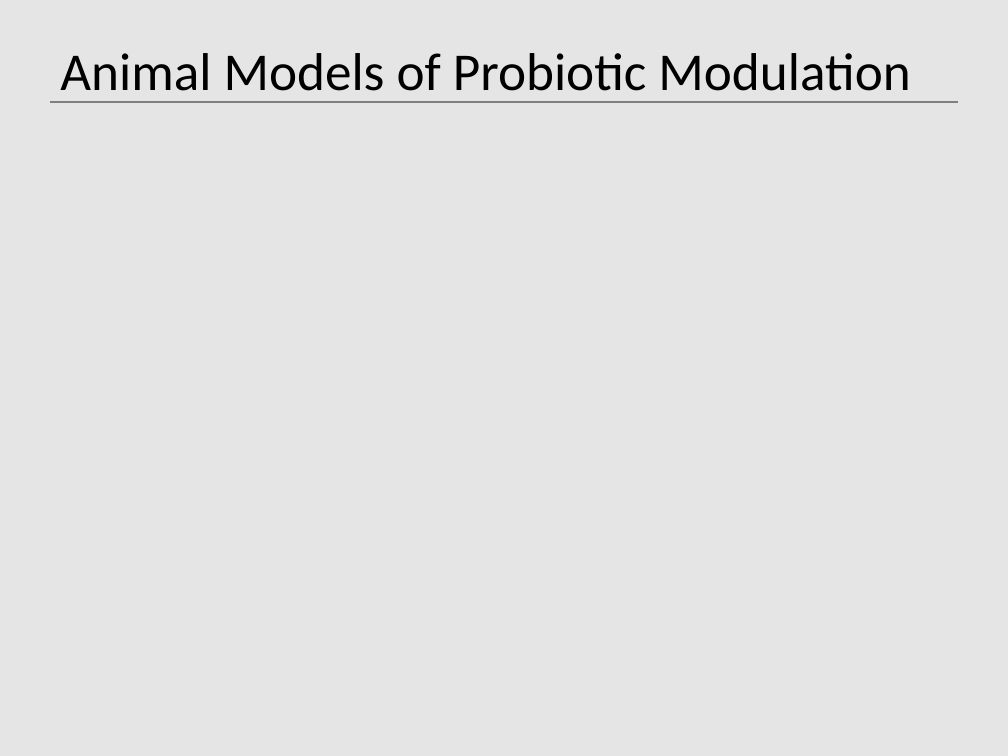
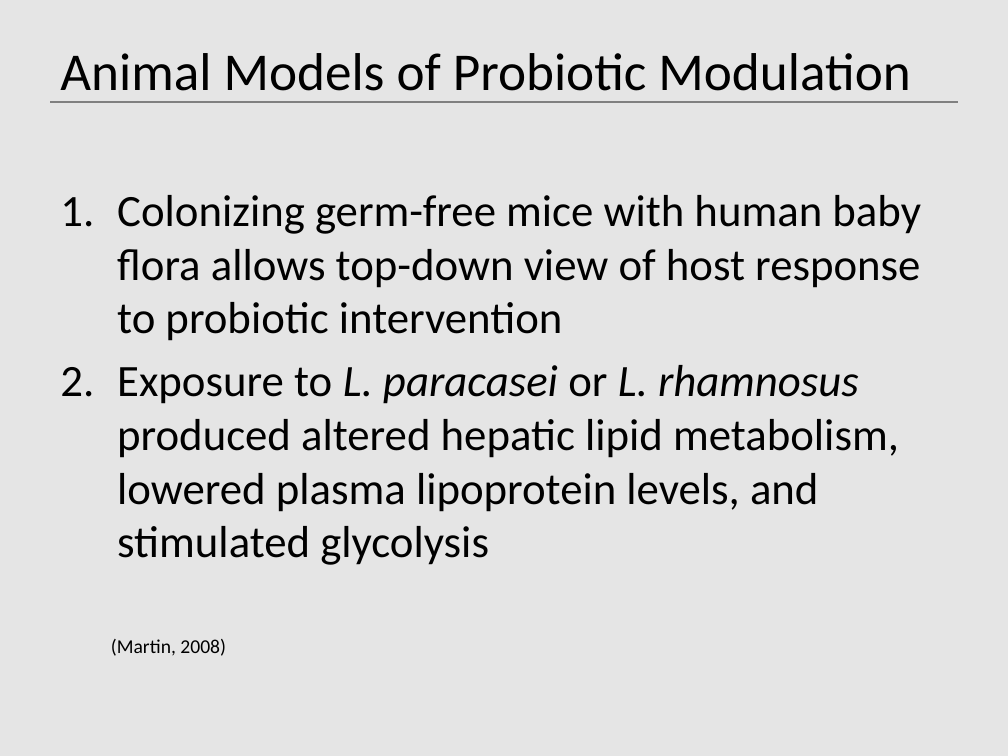
Before and after one commit to digideskio/graduateWork, a slide deck: slide 8 of Courses/TBMH 5054/Presentations/01_20_2015.pptx. Drawn at 1008x756 pixels with LibreOffice and Linux fonts; fonts in the diff are those of the drawing. Boxes give left, top, right and bottom in pixels: in the first picture for what was removed or moved away, otherwise in the second. Text is boxed around its words. In the diff, an @@ line names an element or a change of style, - is before the commit and + after.

```diff
--- a/Courses/TBMH 5054/Presentations/01_20_2015.pptx
+++ b/Courses/TBMH 5054/Presentations/01_20_2015.pptx
@@ text added at bbox=[111, 195, 921, 656], 32 pt, text #000000 @@
+1. Colonizing germ-free mice with human baby flora allows top-down view of host response to probiotic intervention
+2. Exposure to L. paracasei or L. rhamnosus produced altered hepatic lipid metabolism, lowered plasma lipoprotein levels, and stimulated glycolysis
+(Martin, 2008)
```
Also in this commit, not shown: 6 other slides changed, 1 slide removed.
